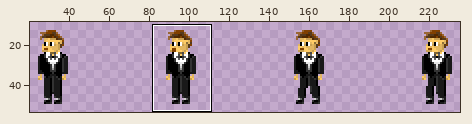
Sprite sheet: Assets/images/mainChar.png. The picture above shows the old version from afar; the outline marks the close-up.
Close-up. Before the commit:
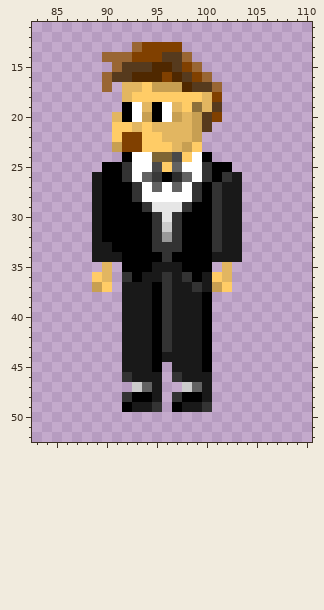
The file is 256x64 pixels. Shown: x 83..110, y 11..52. The wide view leaves out empty margins.
After:
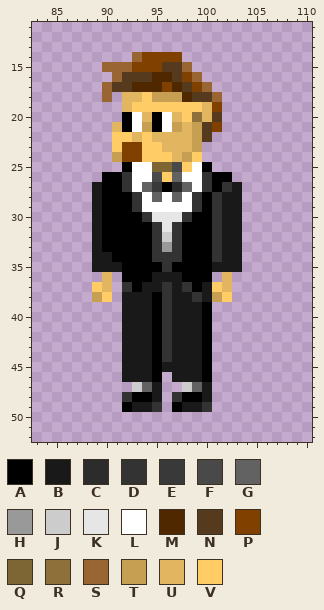
Palette (. is transparent): A #000000  B #191919  C #2c2c2c  D #333333  E #393939  F #494949  G #626262  H #999999  J #cccccc  K #e6e6e6  L #ffffff  M #4f2800  N #563a1d  P #804000  Q #7e6534  R #8d703a  S #996633  T #c79f52  U #e2b661  V #ffcc66
The author wrote: updated charter animation
From old to new:
@@ x 87..105 @@
 12 ...................
-13 ......SPPPP........
-14 ...SSSPPPNNS.......
-15 ....SNNNMMNPS......
-16 ...SNNMMMPMNPS.....
-17 ...S.UUVTTTMNNS....
-18 .....UVVVVVVVUP....
-19 .....ALUALUVRUN....
-20 ....UALTALTUTNP....
-21 ....VVUVUUUUTN.....
-22 ....VPPVVUUUT......
-23 ....TPPVVVUTV......
-24 .....ALLQQFVLA.....
-25 ...AADLLFVGLLDAA...
-26 ..BAADLGEACGLDADB..
-27 ..BAAADLGLGLDADBB..
-28 ..BAAADLLLLLDADBB..
-29 ..BAAAADKKKDAADBB..
-30 ..BAAAAADKDAAADBB..
-31 ..BAAAAADJDAAADBB..
-32 ..BAAAAADHDAAADBB..
-33 ..BBAAAADDDAAADBB..
-34 ..BBBAAAADAAAABBB..
-35 ...U.AAABBBAAA.U...
-36 ..VU.DABBDBDABVU...
-37 ..TV.BBBADBBDBTV...
-38 .....BBBADBBBA.....
+13 ...................
+14 ......SPPPP........
+15 ...SSSPPPNNS.......
+16 ....SNNNMMNPS......
+17 ...SNNMMMPMNPS.....
+18 ...S.UUVTTTMNNS....
+19 .....UVVVVVVVUP....
+20 .....ALUALUVRUN....
+21 ....UALTALTUTNP....
+22 ....VVUVUUUUTN.....
+23 ....VPPVVUUUT......
+24 ....TPPVVVUTV......
+25 .....ALLQQFVLA.....
+26 ...AADLLFVGLLDAA...
+27 ..BAADLGEACGLDADB..
+28 ..BAAADLGLGLDADBB..
+29 ..BAAADLLLLLDADBB..
+30 ..BAAAADKKKDAADBB..
+31 ..BAAAAADKDAAADBB..
+32 ..BAAAAADJDAAADBB..
+33 ..BAAAAADHDAAADBB..
+34 ..BBAAAADDDAAADBB..
+35 ..BBBAAAADAAAABBB..
+36 ...U.AAABBBAAA.U...
+37 ..VU.DABBDBDABVU...
+38 ..TV.BBBADBBDBTV...
 39 .....BBBADBBBA.....
@@ x 90..102 @@
 43 ..BBBADBBBA..
-44 ..BBBABBBBA..
-45 ..BBBA.BBBA..
-46 ..DBBB.DBBB..
+44 ..BBBADBBBA..
+45 ..BBBABBBBA..
+46 ..BBBA.BBBA..
 47 ...JGB..JGB..
Where, in picture pixels (left, top, right, bottom), the same in both close-ups:
changed: (92, 42, 242, 302)
changed: (122, 352, 212, 382)
